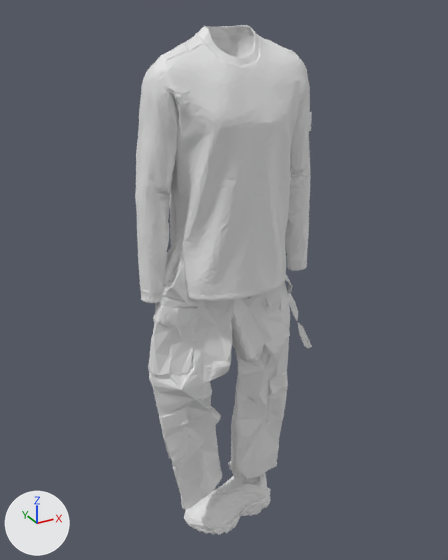
The glTF model public/models/outfit-completo.glb as it was, and as the next commit left it.
Both versions are drawn from a camera (50 mm lens) standing at (-86.5, -153.5, 172.3) and looking at (0.4, 4.5, 93.3). The axes (+X, +Y, +Z) are drawn at lower left. The lights are the same throughout. The first picture is the older version.

In view in the first picture: 'pants', 'shirt', 'sneaker'.
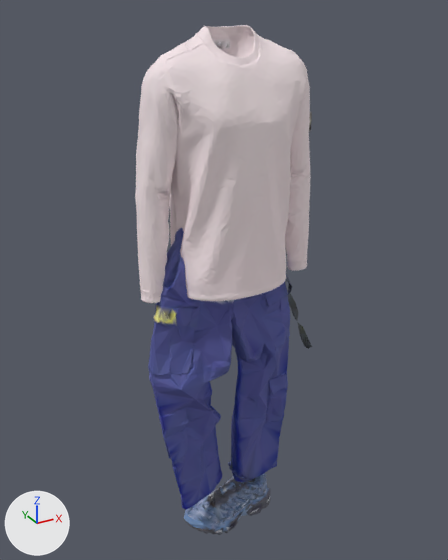
Edits to the bpy script that builds the scene:
```text
Add mat_material_0:
    mat_material_0 = bpy.data.materials.new('Material_0')
    mat_material_0.use_nodes = True; mat_material_0.node_tree.nodes.clear()
    _N = mat_material_0.node_tree.nodes; _L = mat_material_0.node_tree.links
    n0 = _N.new('ShaderNodeBsdfPrincipled'); n0.name = 'Principled BSDF'
    n0.inputs[2].default_value = 0.85  # 'Roughness'
    n1 = _N.new('ShaderNodeOutputMaterial'); n1.name = 'Material Output'
    n2 = _N.new('ShaderNodeVertexColor'); n2.name = 'Color Attribute'
    _L.new(n0.outputs[0], n1.inputs[0])  # 'BSDF' to 'Surface'
    _L.new(n2.outputs[0], n0.inputs[0])  # 'Color' to 'Base Color'
Change me_sneaker:
    where me_sneaker.from_pydata(...)  # 7846 vertices, 15361 faces; spans x -17.8..18.1, y -7.9..7.8, z 0.0..16.0
    used by ob_sneaker; location = (0.0, 0.0, 0.0)
    me_sneaker part 1: 15361 faces spanning x -17.8..18.1, y -7.9..7.8, z 0.0..16.0 switch from no material to mat_material_0
Change me_pants:
    where me_pants.from_pydata(...)  # 15052 vertices, 29582 faces; spans x -29.3..29.3, y -9.6..9.3, z 17.2..115.2
    used by ob_pants; location = (0.0, 0.0, 0.0)
    me_pants part 2: vertex colours changed
    add me_pants.materials.append(mat_material_0)
Change me_shirt:
    where me_shirt.from_pydata(...)  # 9685 vertices, 19321 faces; spans x -29.1..29.0, y -13.4..13.5, z 94.0..168.0
    used by ob_shirt; location = (0.0, 0.0, 0.0)
    me_shirt part 3: vertex colours changed
    add me_shirt.materials.append(mat_material_0)
```

Boxes [x1, y1, x2, y2] around the edits, measured in the pictures (448 x 560 px):
'shirt', recoloured
    both: [135, 25, 312, 303]
'pants', recoloured (white to blue)
    both: [148, 228, 312, 509]
part 1 of me_sneaker, recoloured (white to blue)
    both: [184, 473, 271, 535]
